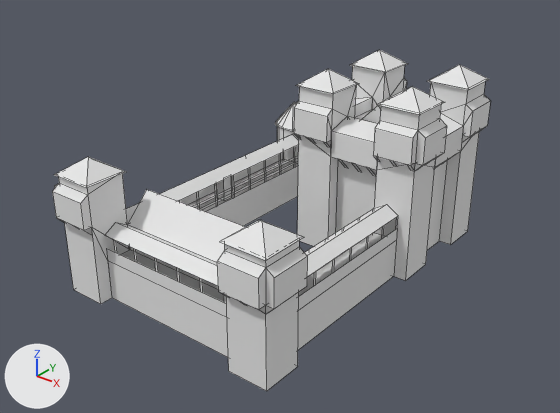
The Blender file Environment/Buildings/Barracks/Barracks.blend: old version first, new version second.
The view is the same before and after, from a 50 mm lens placed at (810.0, -1125.0, 743.0), pointed at (-18.0, -90.0, 102.0). Every picture has the same lights, and +X, +Y and +Z are marked at lower left. Mesh edges are drawn as thin lines.

Objects in the first picture: 'Barracks_03', 'SK_BasicArtillery'.
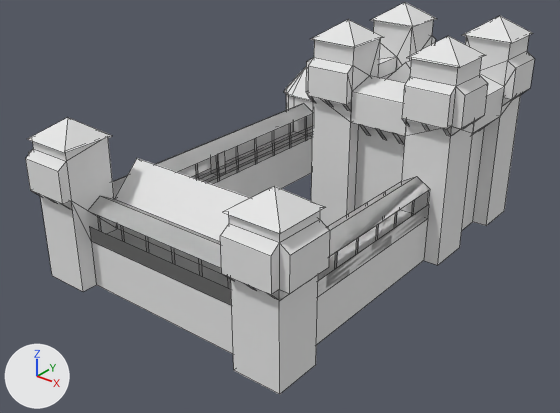
Commit message: updated Barracks

Diff of the bpy script that builds the scene:
```diff
--- a/Environment/Buildings/Barracks/Barracks.blend.py
+++ b/Environment/Buildings/Barracks/Barracks.blend.py
@@ me_barracks_02_002 @@
 # used by ob_barracks_03; location = (100.0, 100.0, 0.0)
-me_barracks_02_002.from_pydata(...)  # 773 vertices, 487 faces; spans x -342.0..140.0, y -540.0..140.0, z 0.0..352.0
+me_barracks_02_002.from_pydata(...)  # 1243 vertices, 662 faces; spans x -264.0..219.0, y -364.0..316.0, z 0.0..352.0
+# me_barracks_02_002 part 1: the loose piece of 61 vertices spanning x -140.0..50.0, y -140.0..50.0, z 0.0..352.0 is moved by (79.0, 176.0, 0.0)
+# me_barracks_02_002 part 2: the loose piece of 104 vertices spanning x -250.0, y -350.0..50.0, z 75.0..125.0 is moved by (79.0, 176.0, 0.0)
+# me_barracks_02_002 part 3: the loose piece of 57 vertices spanning x -50.0..140.0, y -140.0..-45.0, z 0.0..352.0 is moved by (79.0, 176.0, 0.0)
+# me_barracks_02_002 part 4: the loose piece of 57 vertices spanning x 45.0..140.0, y -50.0..140.0, z 0.0..352.0 is moved by (79.0, 176.0, 0.0)
+# me_barracks_02_002 part 5: the loose piece of 310 vertices spanning x -342.0..140.0, y -540.0..140.0, z 0.0..352.0 is rebuilt with 310 vertices and now spans x -264.0..219.0, y -364.0..316.0, z 0.0..352.0
+# me_barracks_02_002 part 6: 19 loose pieces with 76 vertices, spanning x -228.0..140.0, y -500.0..140.0, z 100.0..232.0, are deleted
+# me_barracks_02_002 part 7: 4 vertices removed from x 100.0, y -327.0..-322.0, z 100.0..125.0; 550 vertices added at x -261.0..219.0, y -364.0..316.0, z 75.0..232.0
 me_barracks_02_002.materials.append(mat_material_002)
@@ ob_barracks_03 @@
 ob_barracks_03 = bpy.data.objects.new('Barracks_03', me_barracks_02_002)
-ob_barracks_03.location = (100.0, 100.0, 0.0)
+ob_barracks_03.location = (0.0, 0.0, 0.0)
+ob_barracks_03.delta_scale = (1.2, 1.2, 1.2)
@@ ob_sk_basicartillery @@
 ob_sk_basicartillery = bpy.data.objects.new('SK_BasicArtillery', me_cube_027)
-ob_sk_basicartillery.location = (-166.0, -85.0, 75.0)
+ob_sk_basicartillery.location = (-237.0, -25.0, 90.0)
 ob_sk_basicartillery.scale = (0.25, 0.25, 0.5)
```

Changed parts and their boxes [x1, y1, x2, y2] in the pictures (560 x 413 px; the box of a moved part takes in the faces that stretch with it):
'Barracks_03', reshaped, moved, rescaled (16% wider, 15% taller)
    before: [52, 50, 490, 391]
    after: [25, 2, 534, 394]
'SK_BasicArtillery', moved
    before: [217, 177, 232, 201]
    after: [211, 152, 226, 175]
part 1 of me_barracks_02_002, moved or reshaped
    before: [292, 69, 381, 246]
    after: [306, 20, 411, 227]
part 2 of me_barracks_02_002, moved or reshaped (not visible afterwards)
    before: [179, 147, 298, 210]
part 3 of me_barracks_02_002, moved or reshaped
    before: [331, 87, 447, 281]
    after: [351, 36, 488, 265]
part 4 of me_barracks_02_002, moved or reshaped
    before: [427, 65, 490, 250]
    after: [462, 16, 534, 230]
part 5 of me_barracks_02_002, rebuilt (16% wider, 15% taller)
    before: [52, 50, 408, 391]
    after: [25, 2, 437, 394]
part 6 of me_barracks_02_002, deleted
    before: [114, 138, 446, 286]
part 7 of me_barracks_02_002, built on
    before: [332, 259, 334, 273]
    after: [32, 91, 526, 306]
